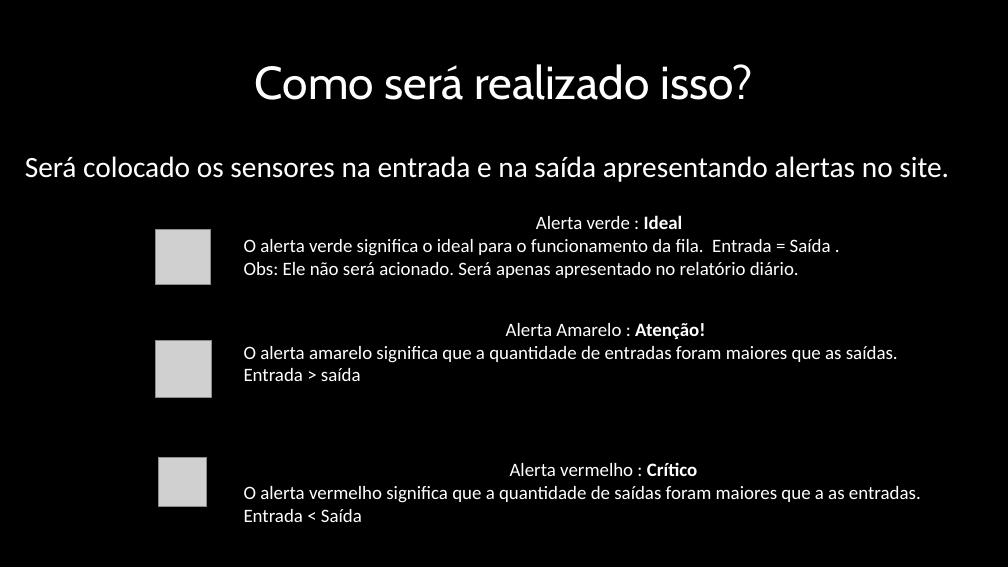
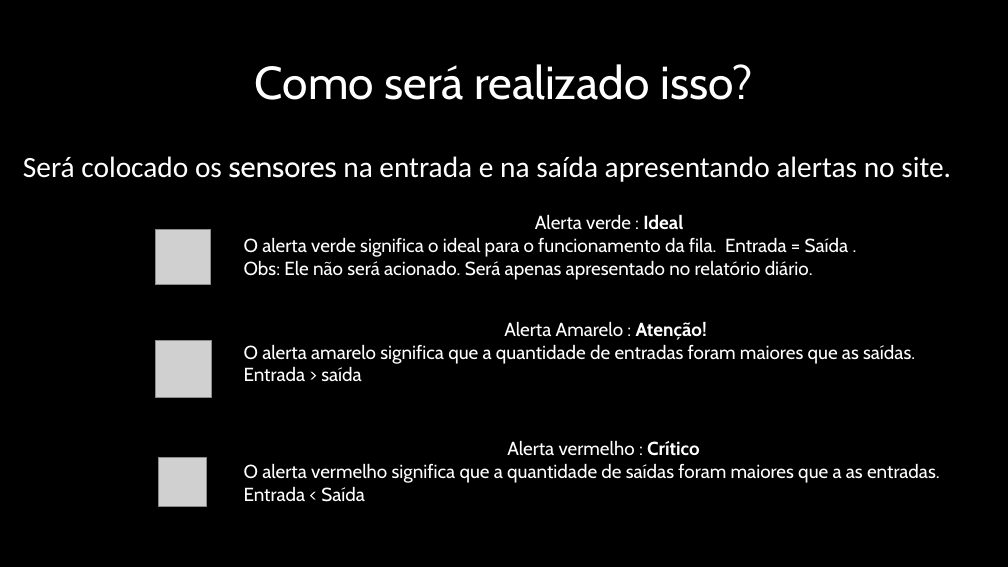
Before and after one commit to BandTec/control-block, a slide deck: slide 5 of Apresentação-PI.pptx. Drawn at 1008x567 pixels with LibreOffice and Linux fonts; fonts in the diff are those of the drawing; grey boxes stand for pictures; background and template pictures are left out. Boxes give left, top, right and bottom in pixels: in the first picture for what was removed or moved away, otherwise in the second. Text is boxed around its words. In the diff, an @@ line names an element or a change of style, - is before the commit and + after.

```diff
--- a/Apresentação-PI.pptx
+++ b/Apresentação-PI.pptx
@@ text "Será colocado os sensores na ..." at (23, 156, 951, 182): font Calibri to Cabin in "sensores" @@
@@ font Calibri to Cabin in 3 elements at (244, 214, 849, 280), (244, 321, 915, 382), (244, 440, 940, 502) @@
@@ text "Alerta vermelho : Crítico": place and size @@
-text "Alerta vermelho : Crítico" at (244, 462, 921, 522)
+text "Alerta vermelho : Crítico" at (244, 440, 940, 502)
```
Also in this commit, not shown: 6 other slides changed, 3 slides added, 4 slides removed, 1 other file.
